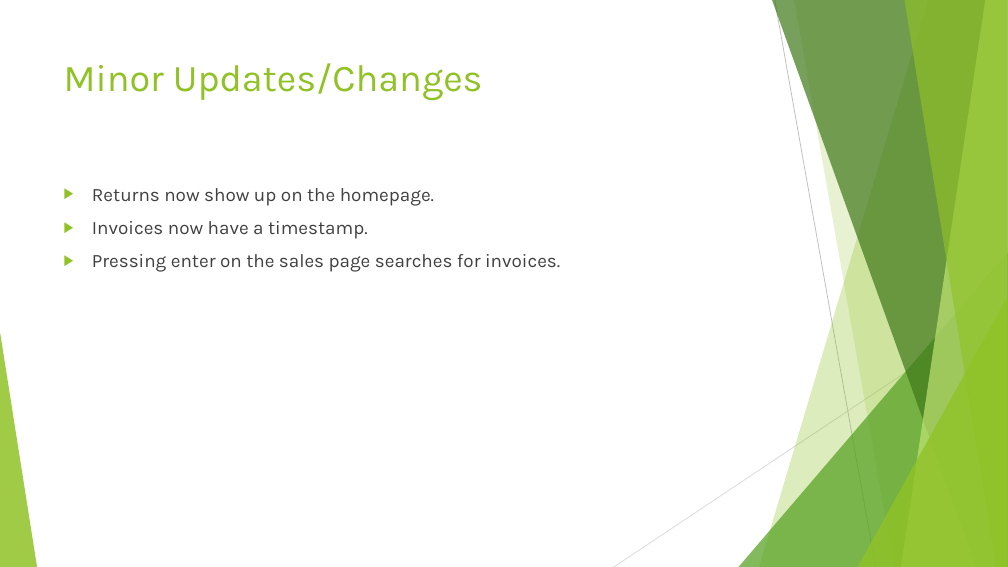
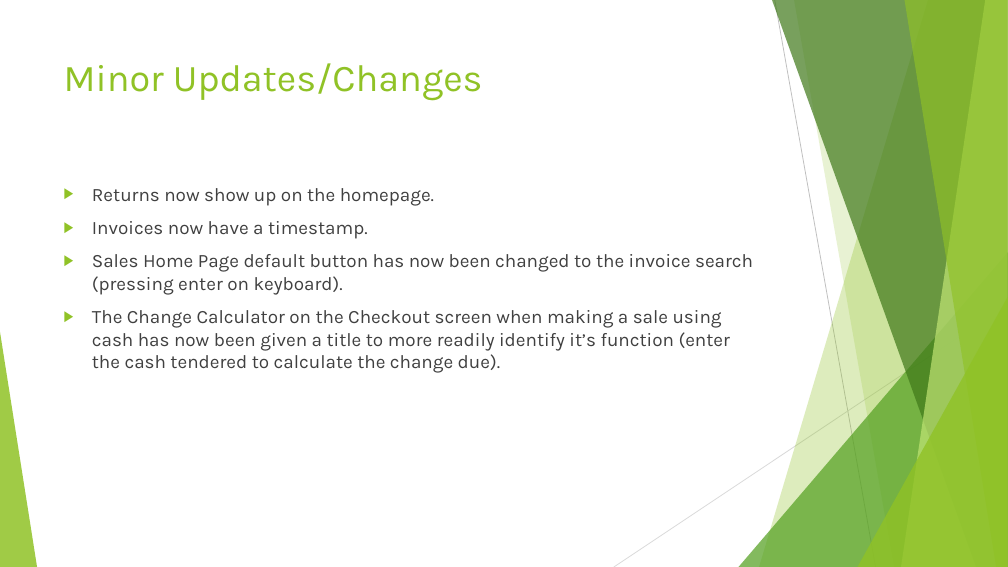
Before and after one commit to SweetSpotProShop/SweetSpot-Documentation, a slide deck: slide 11 of v2.3.0.pptx (slide 12 before the commit). Drawn at 1008x567 pixels with LibreOffice and Linux fonts; fonts in the diff are those of the drawing. Boxes give left, top, right and bottom in pixels: in the first picture for what was removed or moved away, otherwise in the second. Text is boxed around its words. In the diff, an @@ line names an element or a change of style, - is before the commit and + after.

```diff
--- a/v2.3.0.pptx
+++ b/v2.3.0.pptx
@@ text at bbox=[92, 254, 753, 373]: text changed @@
-▶ Pressing enter on the sales page searches for invoices.
+▶ Sales Home Page default button has now been changed to the invoice search (pressing enter on keyboard).
+▶ The Change Calculator on the Checkout screen when making a sale using cash has now been given a title to more readily identify it’s function (enter the cash tendered to calculate the change due).
```
Also in this commit, not shown: 3 other slides changed, 1 slide added, 2 slides removed.
